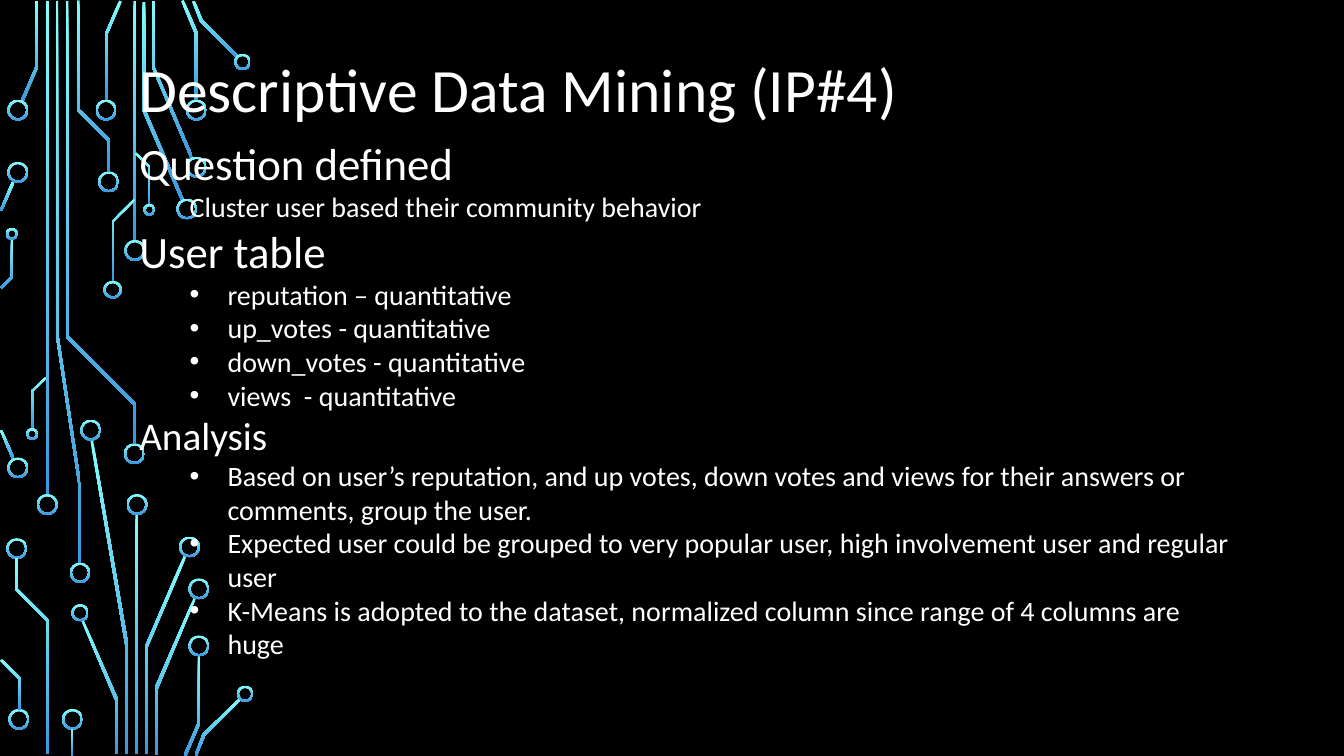
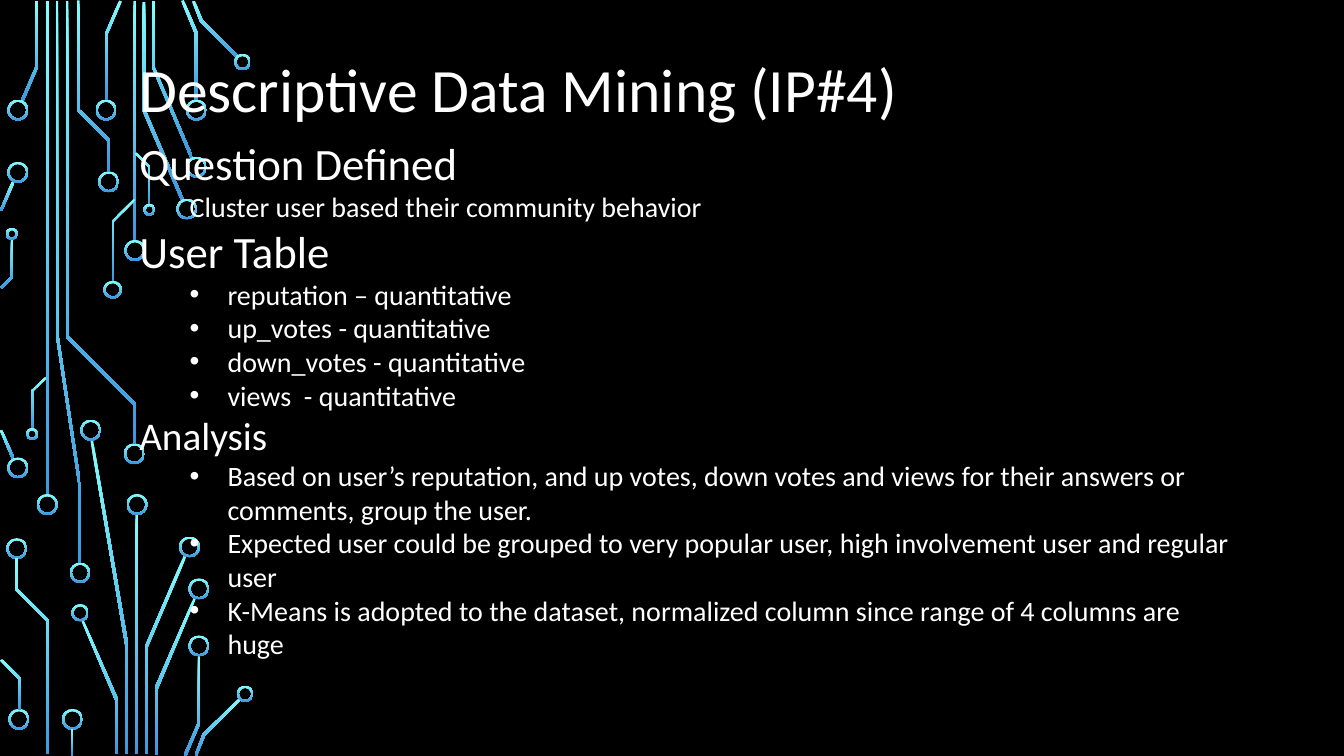
Before and after one commit to billyean/anna, a slide deck: slide 9 of Data Analytics and Information Virtualization Project.pptx. Drawn at 1344x756 pixels with LibreOffice and Linux fonts; fonts in the diff are those of the drawing; background and template pictures are left out. Boxes give left, top, right and bottom in pixels: in the first picture for what was removed or moved away, otherwise in the second. Text is boxed around its words. In the diff, an @@ line names an element or a change of style, - is before the commit and + after.

```diff
--- a/Data Analytics and Information Virtualization Project.pptx
+++ b/Data Analytics and Information Virtualization Project.pptx
@@ text at (139, 143, 458, 192): text changed @@
-Question defined
+Question Defined
@@ text at (139, 237, 330, 269): text changed @@
-User table
+User Table
```
Also in this commit, not shown: 5 slides added, 2 other files.
